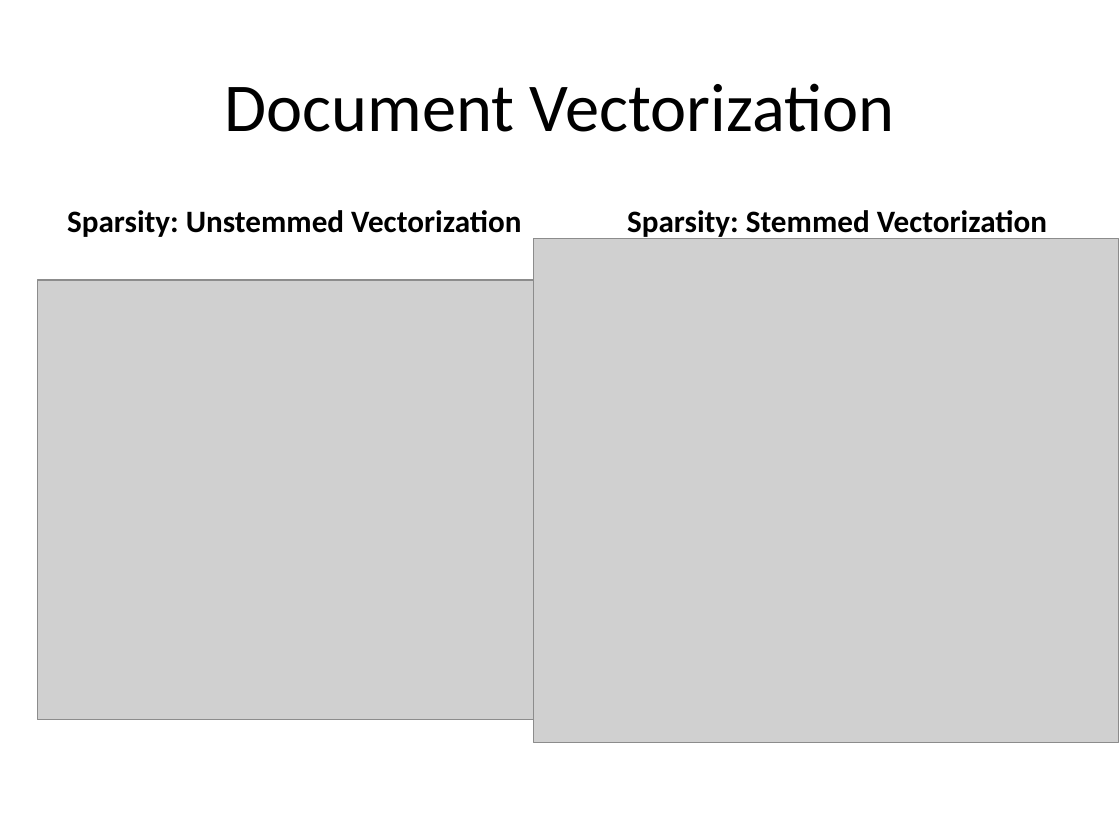
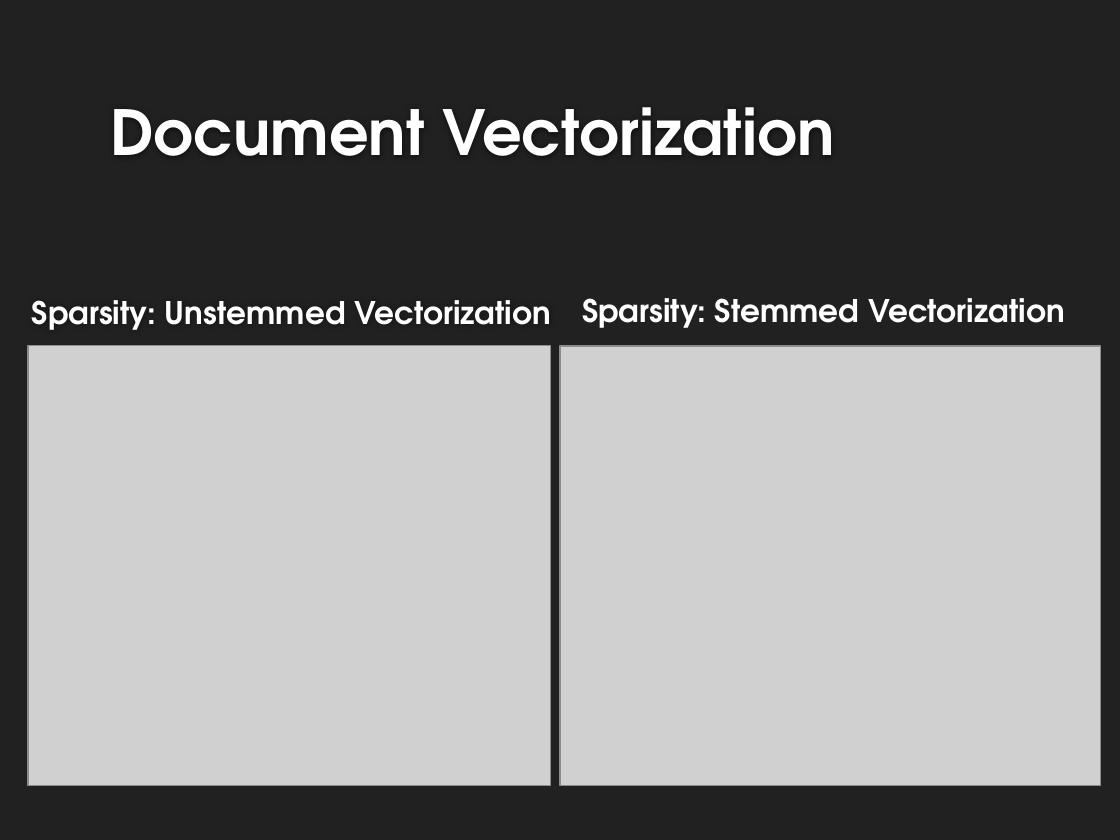
Before and after one commit to ayusharyal1/5DBMinds, a slide deck: slide 11 of project_presentation/Final - Dec 9.pptx (slide 12 before the commit). Drawn at 1120x840 pixels with LibreOffice and Linux fonts; fonts in the diff are those of the drawing; grey boxes stand for pictures; background and template pictures are left out. Boxes give left, top, right and bottom in pixels: in the first picture for what was removed or moved away, otherwise in the second. Text is boxed around its words. In the diff, an @@ line names an element or a change of style, - is before the commit and + after.

```diff
--- a/project_presentation/Final - Dec 9.pptx
+++ b/project_presentation/Final - Dec 9.pptx
@@ background #FFFFFF to #212121 @@
@@ title "Document Vectorization": place and size @@
-title "Document Vectorization" at (225,83,894,132)
+title "Document Vectorization" at (110,107,834,156)
@@ title "Document Vectorization" at (110,107,834,156): size 44 to 40 pt, font Calibri to TeX Gyre Adventor, text colour #000000 to #FFFFFF, bold on; alignment centre to left; vertical alignment middle to bottom @@
@@ text "Sparsity: Unstemmed Vectorization": place and size @@
-text "Sparsity: Unstemmed Vectorization" at (67,210,521,237)
+text "Sparsity: Unstemmed Vectorization" at (32,300,551,330)
@@ text "Sparsity: Unstemmed Vectorization" at (32,300,551,330): font Calibri to TeX Gyre Adventor, text colour #000000 to #FFFFFF; more space between paragraphs; vertical alignment top to middle @@
@@ text "Sparsity: Stemmed Vectorization": place and size @@
-text "Sparsity: Stemmed Vectorization" at (627,210,1047,240)
+text "Sparsity: Stemmed Vectorization" at (582,298,1065,328)
@@ text "Sparsity: Stemmed Vectorization" at (582,298,1065,328): font Calibri to TeX Gyre Adventor, text colour #000000 to #FFFFFF @@
@@ picture: place and size @@
-picture at (37,280,560,720)
+picture at (28,345,551,785)
@@ picture: place and size @@
-picture at (533,239,1118,743)
+picture at (560,346,1101,785)
```
Also in this commit, not shown: 26 other slides changed, 1 slide added, 2 slides removed, 9 other files.
